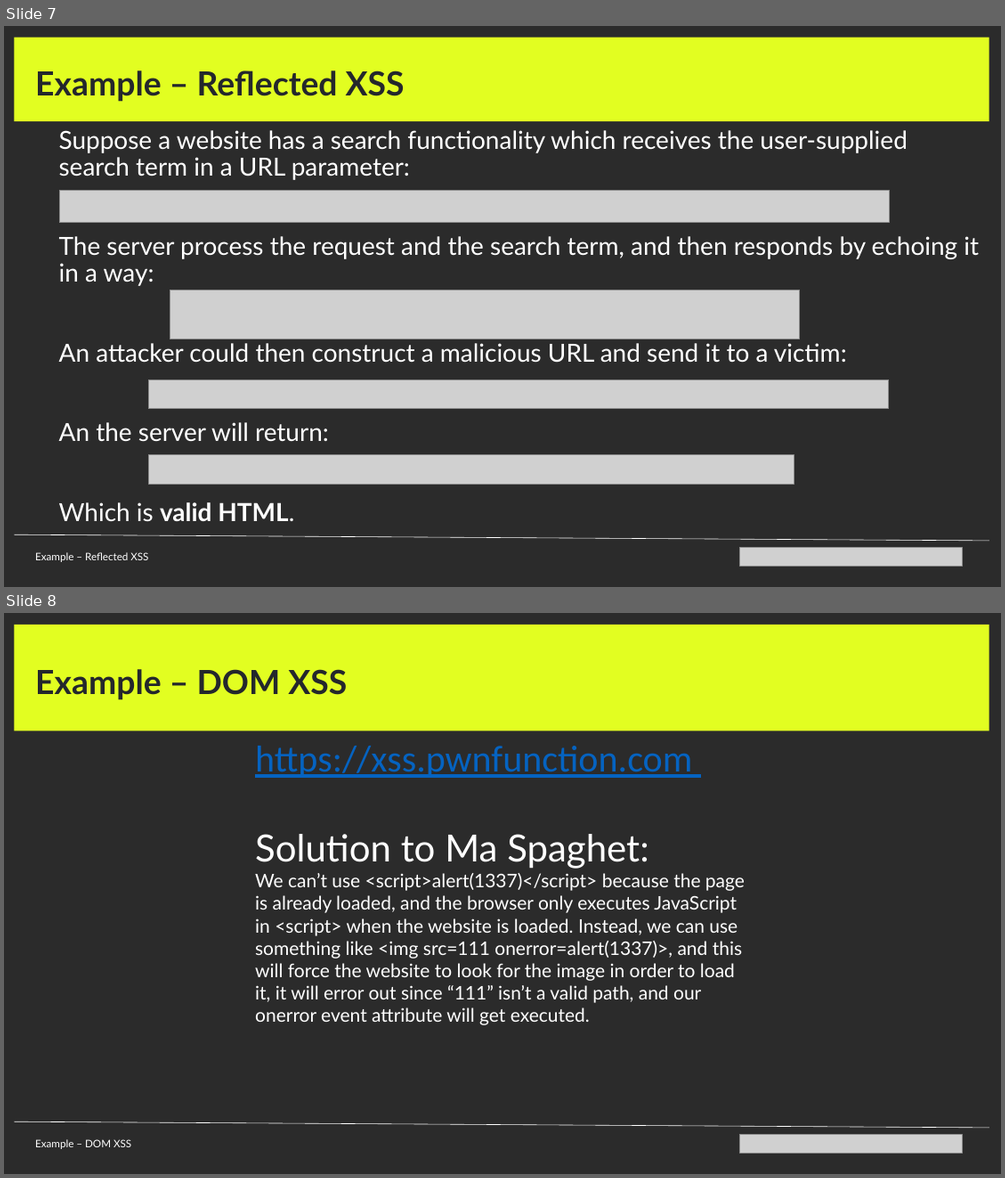
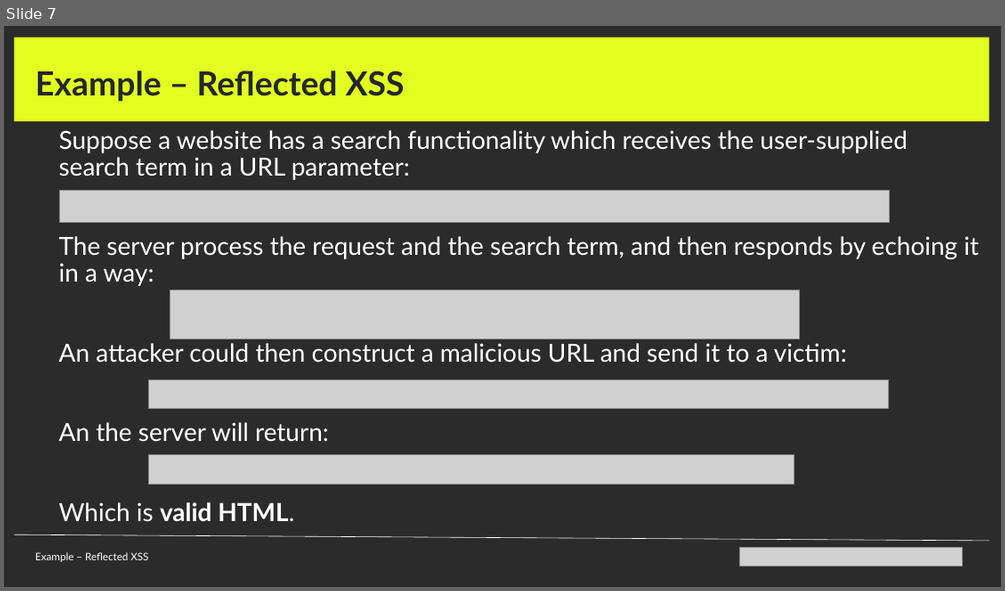
Before and after one commit to Technipwn/Technipwn.github.io, a slide deck: files/client_side.pptx. Shown one above the other, each under a label of ours: slides 7 and 8 before the commit, slide 7 after it. The pictures are 1005x1178 and 1005x591 pixels, drawn with LibreOffice and Linux fonts; fonts in the diff are those of the drawing; grey boxes stand for pictures; background and template pictures are left out; a plain dark background stands for a picture behind light text. Boxes give left, top, right and bottom in pixels: in the first picture for what was removed or moved away, otherwise in the second. Text is boxed around its words. In the diff, an @@ line names an element or a change of style, - is before the commit and + after.

```diff
--- a/files/client_side.pptx
+++ b/files/client_side.pptx
@@ slide 8 removed at [4,613,1001,1174], background picture (left out) @@
@@ rectangle removed at [15,625,989,730] @@
@@ text removed at [35,669,347,700] @@
-Example – DOM XSS
@@ text removed at [255,746,744,1025] @@
-https://xss.pwnfunction.com
-Solution to Ma Spaghet:
-We can’t use <script>alert(1337)</script> because the page is already loaded, and the browser only executes JavaScript in <script> when the website is loaded. Instead, we can use something like <img src=111 onerror=alert(1337)>, and this will force the website to look for the image in order to load it, it will error out since “111” isn’t a valid path, and our onerror event attribute will get executed.
@@ line removed from (15, 1121) to (989, 1127) @@
@@ text removed at [35,1139,131,1149] @@
-Example – DOM XSS
@@ picture removed at [740,1135,962,1152] @@
```
Also in this commit, not shown: 4 slides changed, 1 slide added, 3 other slides removed, 21 other files.
